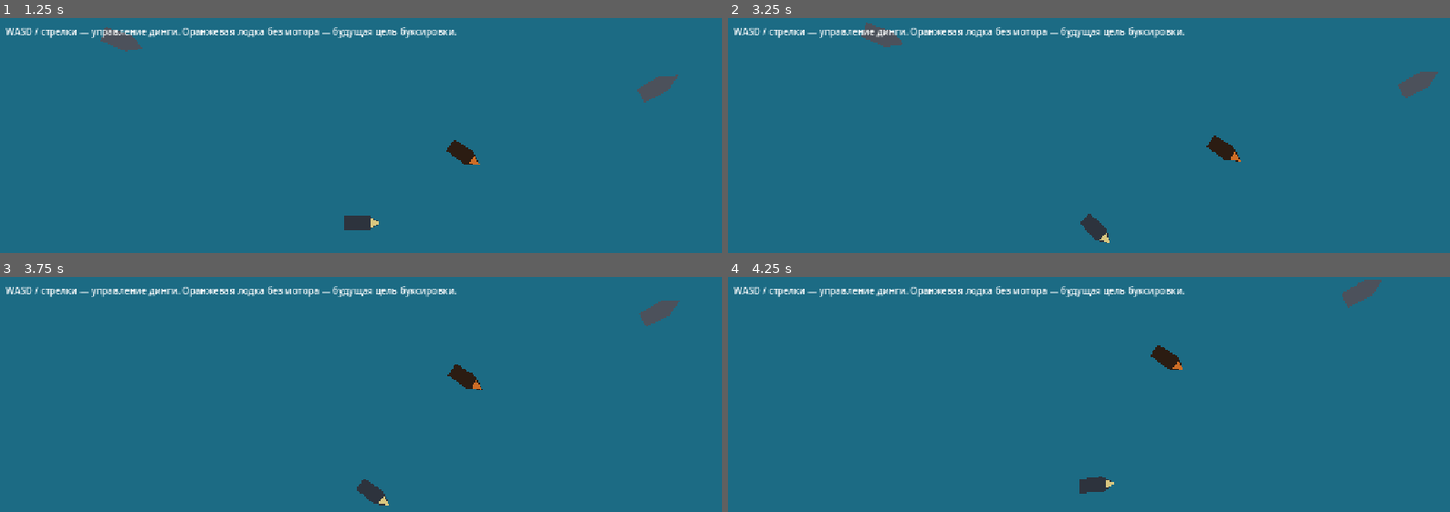
Above: before the commit, frames 1-4 (two rows, left to right).
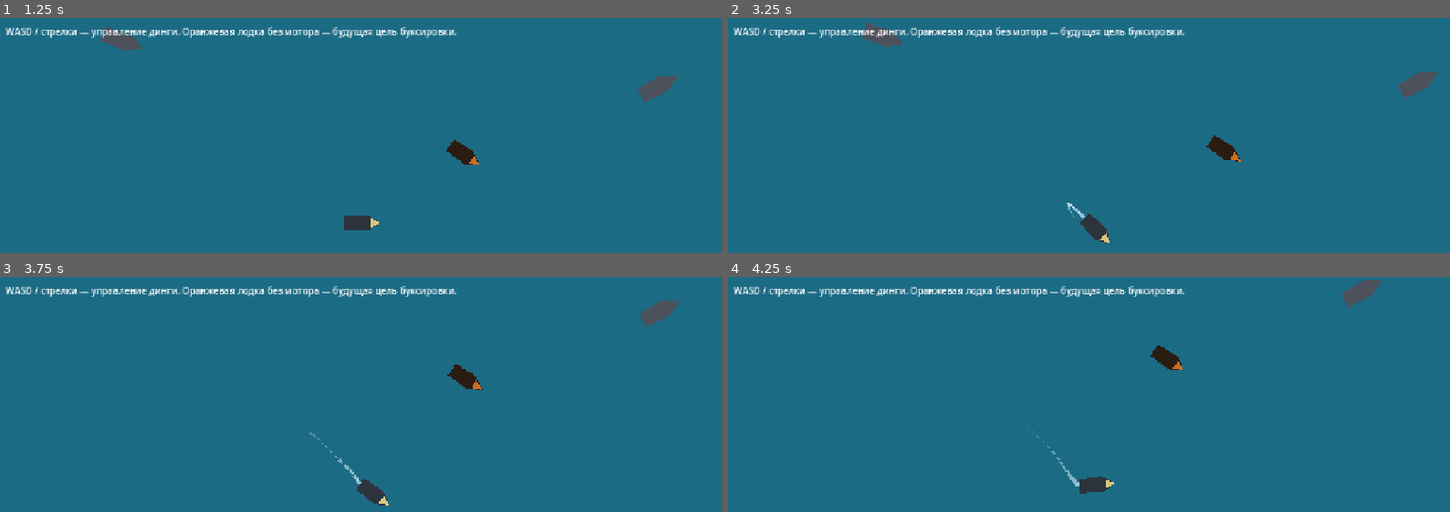
Above: after the commit, the same moments.

Repository: imchrm/bring-dimitrii-luperon
Game: Godot game, scene res://scenes/world/luperon.tscn
The game is run twice, just before and just after one commit, with the same random seed, the same clock (stepped at 60 frames per second) and the same inputs.
Inputs:
- Up to frame 1 (1.25 s): tap Enter at 0.5 s; hold D (steer_right) from 0.53 s (still down)
- Up to frame 2 (3.25 s): tap Space at 1.25 s; release D (steer_right) at 1.28 s; hold S (reverse) 1.28-2.03 s; hold D (steer_right) 2.03-2.78 s; hold W (thrust) from 2.78 s (still down)
- Up to frame 3 (3.75 s): release W (thrust) at 3.53 s; hold A (steer_left) from 3.53 s (still down)
- Up to frame 4 (4.25 s): keep holding A (steer_left)

Frame 1 is identical in both runs. In frame 2, less than 0.1% of the frame differs, in the area x 46-50%, y 78-86%; in frame 3, less than 0.1%; in frame 4, less than 0.1%, in the area x 41-49%, y 63-90%.

Commit message:
Add WakeTrail: fading rectangle wake behind the dinghy
Visual component (class_name WakeTrail) attached to the dinghy prefab. It
reads only the parent's global_transform and draws in world space
(top_level) from a single _draw() call.

- Marks are rectangles aligned with the bow, spawned every spawn_interval
  seconds, so their spacing shows speed and their angle shows hull yaw
  relative to the track.
- Size and alpha fade by the worse of age/lifetime and distance along the
  trail/max_length (static fade_factor), so the trail never exceeds
  max_length (192 px = 3 hull lengths) and fades out smoothly.
- Speed for min_speed is measured over the whole spawn interval: render
  frames can outnumber physics steps (120/144 Hz, headless).
- Water z_index = -10, WakeTrail z_index = -5 (absolute): above water,
  below boats, dock and shore.

Verified headless: about 12 marks at full speed, trail length <= 192 px,
stationary towed dinghy leaves no marks; rendered screenshot under Xvfb.

Co-Authored-By: Claude Opus 5.5 <noreply@anthropic.com>
Claude-Session: https://claude.ai/code/session_01NyPWaBe8ZHhSeU6k75QsdG

Diff:
--- a/scenes/actors/dinghy.tscn
+++ b/scenes/actors/dinghy.tscn
@@ -1,6 +1,7 @@
-[gd_scene load_steps=3 format=3]
+[gd_scene load_steps=4 format=3]
 
 [ext_resource type="Script" path="res://scripts/actors/dinghy.gd" id="1_dinghy"]
+[ext_resource type="Script" path="res://scripts/effects/wake_trail.gd" id="2_wake"]
 
 [sub_resource type="RectangleShape2D" id="RectangleShape2D_hull"]
 size = Vector2(64, 28)
@@ -11,6 +12,11 @@
 linear_damp_mode = 1
 angular_damp = 6.0
 script = ExtResource("1_dinghy")
+
+[node name="WakeTrail" type="Node2D" parent="."]
+z_as_relative = false
+z_index = -5
+script = ExtResource("2_wake")
 
 [node name="Hull" type="Polygon2D" parent="."]
 color = Color(0.18, 0.2, 0.24, 1)
--- a/scenes/world/luperon.tscn
+++ b/scenes/world/luperon.tscn
@@ -13,6 +13,7 @@
 script = ExtResource("1_lup")
 
 [node name="Water" type="Polygon2D" parent="."]
+z_index = -10
 color = Color(0.11, 0.42, 0.52, 1)
 polygon = PackedVector2Array(-2000, -1500, 2000, -1500, 2000, 1500, -2000, 1500)
 
--- /dev/null
+++ b/scripts/effects/wake_trail.gd
@@ -0,0 +1,128 @@
+class_name WakeTrail
+extends Node2D
+## WakeTrail — след за лодкой из затухающих прямоугольников.
+##
+## Компонент: добавляется дочерним узлом к любому Node2D (в проекте — к
+## prefab динги) и только читает global_transform родителя, в физику не
+## вмешивается. Узел переводится в top_level, поэтому метки живут в мировых
+## координатах и не едут вместе с лодкой.
+##
+## Метки ставятся через равные промежутки ВРЕМЕНИ (spawn_interval), поэтому
+## расстояние между ними показывает скорость: реже — быстрее. Прямоугольник
+## повёрнут по НОСУ корпуса, а не по траектории: в повороте видно, насколько
+## корпус развёрнут относительно направления движения (снос боком).
+##
+## Метка уменьшается и бледнеет по двум причинам сразу — возраст (lifetime)
+## и удалённость от лодки вдоль следа (max_length); берётся большая из двух
+## долей. Так след никогда не длиннее max_length, а на малом ходу короче,
+## и метки исчезают плавно, без обрезки "на полуслове".
+
+## Длина следа вдоль траектории, px. По умолчанию — 3 длины корпуса динги (64).
+@export_range(0.0, 1000.0, 1.0) var max_length: float = 192.0
+## Время жизни метки, с.
+@export_range(0.05, 10.0, 0.05) var lifetime: float = 1.5
+## Интервал между метками, с.
+@export_range(0.01, 1.0, 0.01) var spawn_interval: float = 0.06
+## Метки не ставятся, если источник движется медленнее, px/s.
+@export_range(0.0, 100.0, 0.5) var min_speed: float = 8.0
+## Точка появления меток в локальных координатах родителя (корма).
+@export var emit_offset: Vector2 = Vector2(-30.0, 0.0)
+## Размер свежей метки, px: x — вдоль корпуса, y — поперёк.
+@export var mark_size: Vector2 = Vector2(12.0, 5.0)
+## Цвет свежей метки; альфа уменьшается вместе с размером.
+@export var mark_color: Color = Color(0.85, 0.95, 1.0, 0.65)
+
+
+## Одна метка следа.
+class Mark:
+	var position: Vector2
+	var rotation: float
+	var age: float = 0.0
+	var fade: float = 1.0
+
+	func _init(at: Vector2, heading: float) -> void:
+		position = at
+		rotation = heading
+
+
+var _source: Node2D
+## От старой к новой: новая метка — в конце.
+var _marks: Array[Mark] = []
+var _spawn_timer: float = 0.0
+## Точка появления на момент прошлой проверки спавна — для оценки скорости.
+var _last_spawn_check_point: Vector2
+## Точка появления на момент последнего пересчёта меток (голова следа).
+var _head: Vector2
+
+
+func _ready() -> void:
+	_source = get_parent() as Node2D
+	if _source == null:
+		push_error("WakeTrail: parent must be a Node2D")
+		set_process(false)
+		return
+	top_level = true
+	global_transform = Transform2D.IDENTITY
+	_head = _emit_point()
+	_last_spawn_check_point = _head
+
+
+func _process(delta: float) -> void:
+	_head = _emit_point()
+
+	# Скорость оценивается по смещению за весь интервал, а не за кадр:
+	# кадров отрисовки может быть больше, чем шагов физики (монитор 120/144 Гц,
+	# headless), и тогда в части кадров тело "стоит" и скорость была бы 0.
+	_spawn_timer += delta
+	if _spawn_timer >= spawn_interval:
+		var speed: float = _head.distance_to(_last_spawn_check_point) / _spawn_timer
+		_spawn_timer = 0.0
+		_last_spawn_check_point = _head
+		if speed >= min_speed:
+			_marks.append(Mark.new(_head, _source.global_rotation))
+
+	_update_marks(_head, delta)
+	queue_redraw()
+
+
+func _draw() -> void:
+	var half: Vector2 = mark_size * 0.5
+	for mark: Mark in _marks:
+		var color: Color = mark_color
+		color.a *= mark.fade
+		draw_set_transform(mark.position, mark.rotation, Vector2(mark.fade, mark.fade))
+		draw_rect(Rect2(-half, mark_size), color)
+	draw_set_transform(Vector2.ZERO, 0.0, Vector2.ONE)
+
+
+## Старит метки, пересчитывает fade и удаляет исчезнувшие. Проход идёт от
+## новой метки к старой с накоплением длины следа; fade монотонно не растёт
+## к старым меткам, поэтому первая исчезнувшая отсекает и все более старые.
+func _update_marks(head: Vector2, delta: float) -> void:
+	var distance: float = 0.0
+	var previous: Vector2 = head
+	var first_alive: int = 0
+	for i: int in range(_marks.size() - 1, -1, -1):
+		var mark: Mark = _marks[i]
+		mark.age += delta
+		distance += previous.distance_to(mark.position)
+		previous = mark.position
+		mark.fade = WakeTrail.fade_factor(mark.age, lifetime, distance, max_length)
+		if mark.fade <= 0.0:
+			first_alive = i + 1
+			break
+	if first_alive > 0:
+		_marks = _marks.slice(first_alive)
+
+
+func _emit_point() -> Vector2:
+	return _source.global_transform * emit_offset
+
+
+## Доля "жизни" метки в [0, 1]: 1 — свежая, 0 — исчезла. Берётся худшая из
+## двух долей: по возрасту и по удалённости от лодки вдоль следа.
+## Чистая функция без состояния — пригодна для юнит-тестов.
+static func fade_factor(age: float, max_age: float, distance: float, length_limit: float) -> float:
+	if max_age <= 0.0 or length_limit <= 0.0:
+		return 0.0
+	return clampf(1.0 - maxf(age / max_age, distance / length_limit), 0.0, 1.0)
Not shown, added: scripts/effects/wake_trail.gd.uid
Not shown, changed: README.md
Not shown, changed: docs/ARCHITECTURE.md
Not shown, changed: docs/CHANGELOG.md
Not shown, changed: docs/TODO.md
